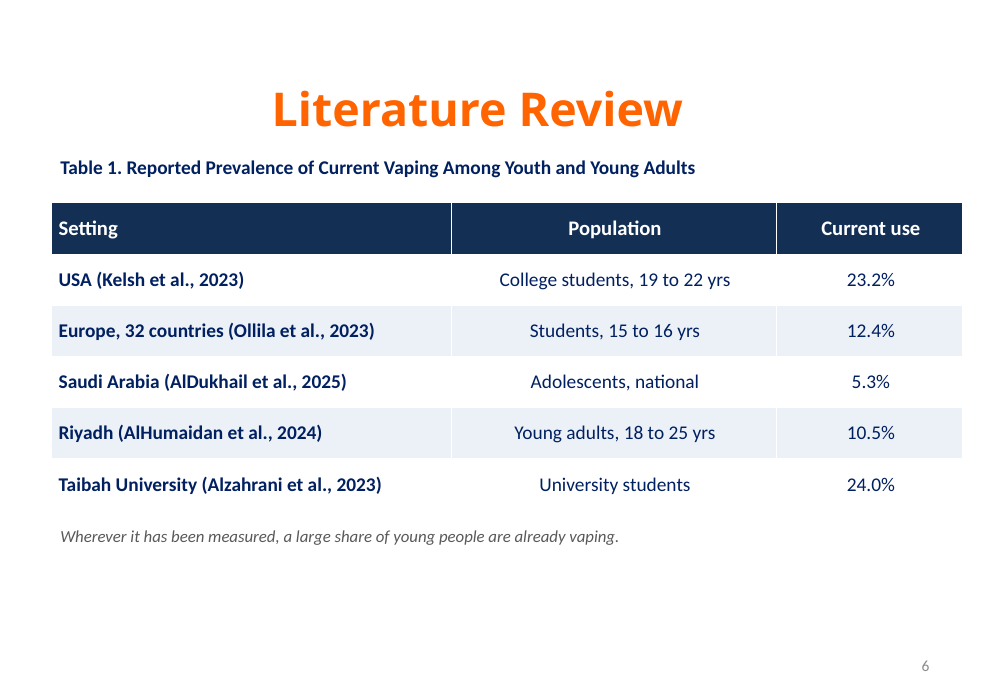
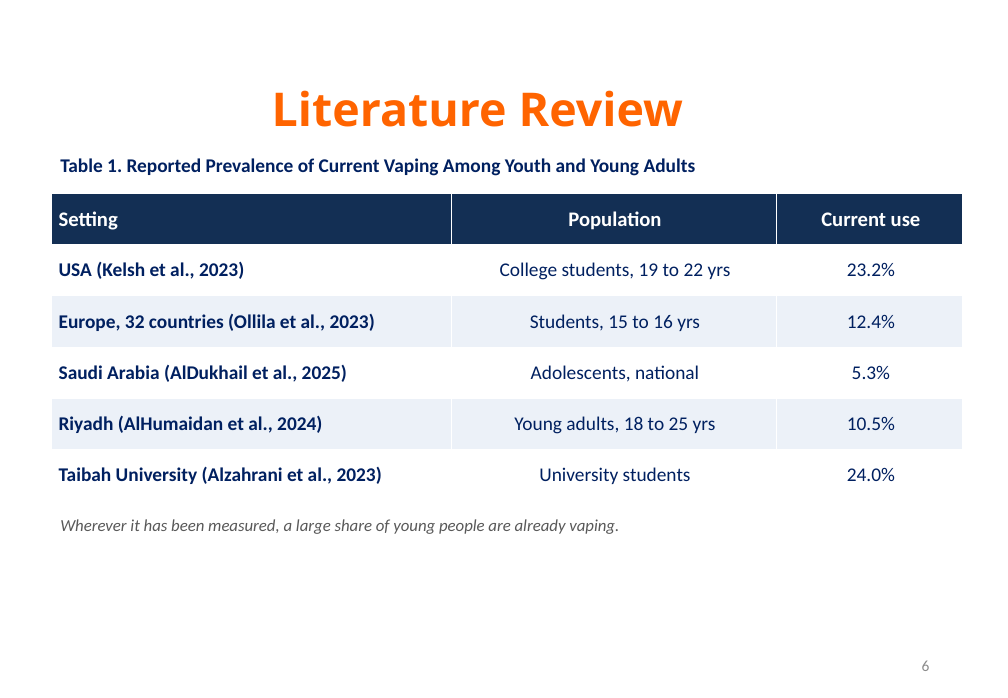
Before and after one commit to alinoshiliabunader-arch/CIPC, a slide deck: slide 6 of output/Basmah_Alanazi_Thesis_Defense.pptx. Drawn at 1008x698 pixels with LibreOffice and Linux fonts; fonts in the diff are those of the drawing; background and template pictures are left out. Boxes give left, top, right and bottom in pixels: in the first picture for what was removed or moved away, otherwise in the second. Text is boxed around its words. In the diff, an @@ line names an element or a change of style, - is before the commit and + after.

```diff
--- a/output/Basmah_Alanazi_Thesis_Defense.pptx
+++ b/output/Basmah_Alanazi_Thesis_Defense.pptx
@@ table: place and size @@
-table at (51,203,963,510)
+table at (51,194,963,501)
@@ text "Wherever it has been measured, ...": place and size @@
-text "Wherever it has been measured, ..." at (60,530,619,545)
+text "Wherever it has been measured, ..." at (60,519,619,534)
```
Also in this commit, not shown: 7 other slides changed, 7 slides added, 1 slide removed.
